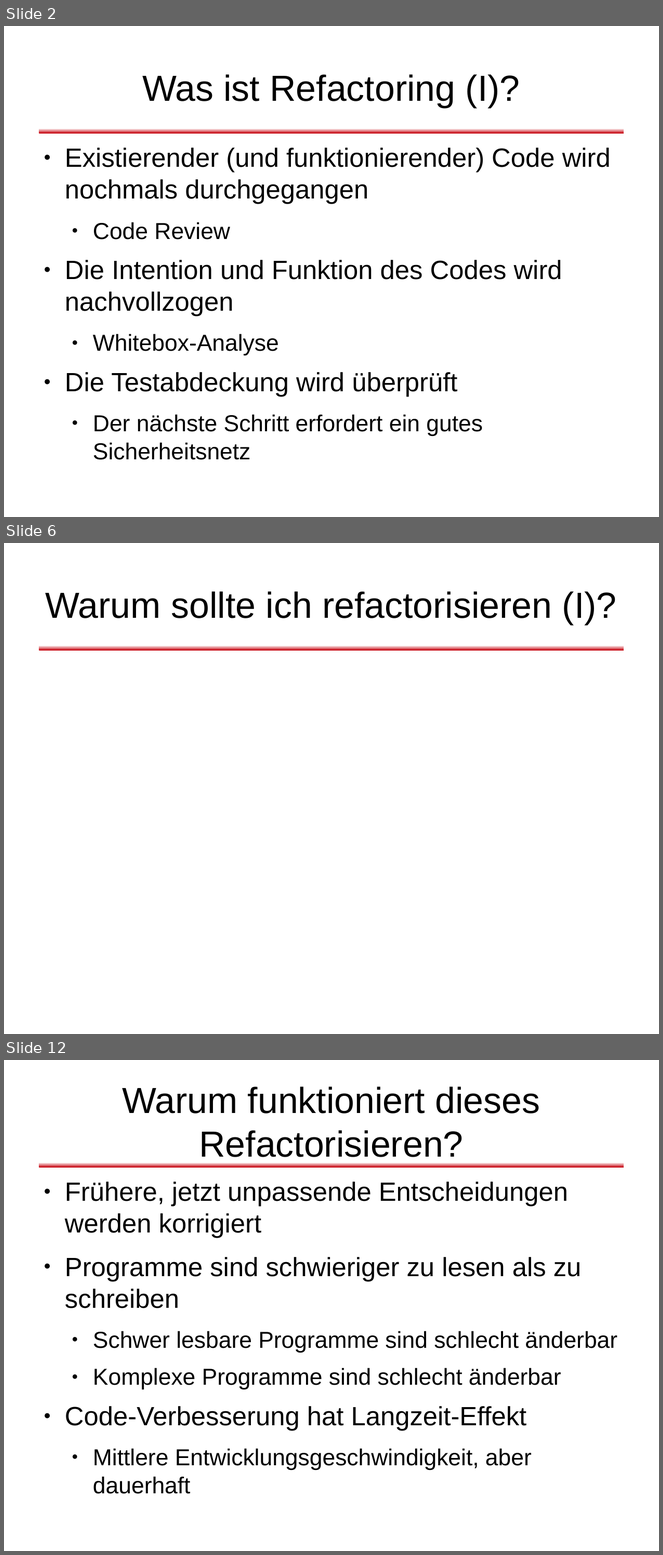
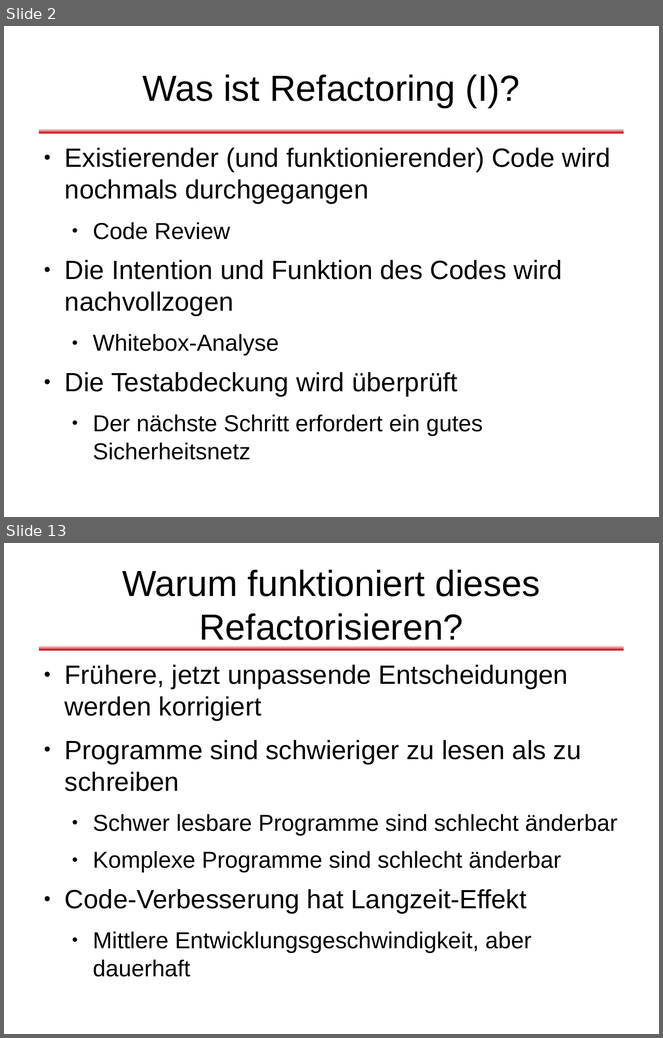
Before and after one commit to dlindner/vorlesung-se2-dhbw, a slide deck: added_2010/Refactoring (2010).odp. Shown one above the other, each under a label of ours: slides 2, 6 and 12 before the commit, slides 2 and 13 after it; the slides between them are not shown. The pictures are 663x1555 and 663x1038 pixels, drawn with LibreOffice and Linux fonts; fonts in the diff are those of the drawing; background and template pictures are left out. Boxes give left, top, right and bottom in pixels: in the first picture for what was removed or moved away, otherwise in the second. Text is boxed around its words. In the diff, an @@ line names an element or a change of style, - is before the commit and + after.

```diff
--- a/added_2010/Refactoring (2010).odp
+++ b/added_2010/Refactoring (2010).odp
@@ slide 6 removed at (x1=4, y1=543, x2=659, y2=1034), background #FFFFFF; not listed: 1 template element that a slide beside it also shows @@
@@ title removed at (x1=46, y1=591, x2=617, y2=625) @@
-Warum sollte ich refactorisieren (I)?
@@ what was slide 12 is now slide 13 @@
```
Also in this commit, not shown: 26 slides changed, 3 slides added, 1 other slide removed.
